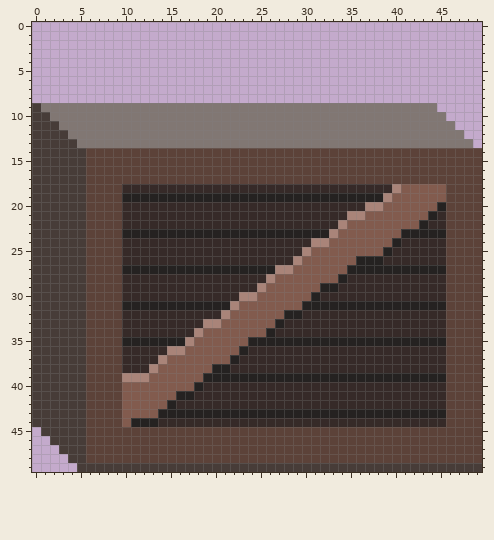
A pixel-art sprite gets an edit: app/data/box.png. Above is the file before it was changed.
The file is 50x50 pixels.
The result:
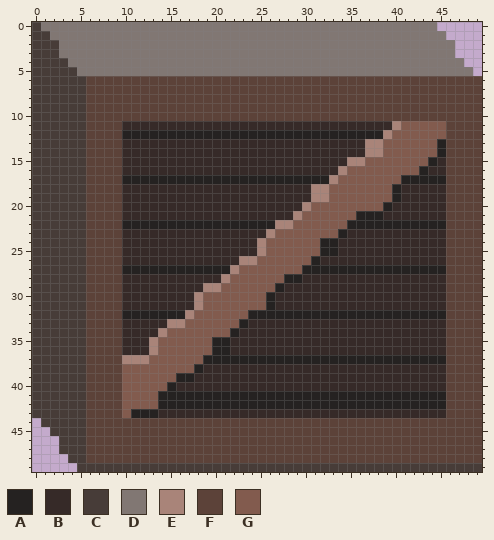
Palette (. is transparent): A #252221  B #362a28  C #473c38  D #817773  E #a98479  F #5c4239  G #825b4e
Edits made:
@@ x 0..49 @@
- 0 ..................................................
- 1 ..................................................
- 2 ..................................................
- 3 ..................................................
- 4 ..................................................
- 5 ..................................................
- 6 ..................................................
- 7 ..................................................
- 8 ..................................................
- 9 CDDDDDDDDDDDDDDDDDDDDDDDDDDDDDDDDDDDDDDDDDDDD.....
-10 CCDDDDDDDDDDDDDDDDDDDDDDDDDDDDDDDDDDDDDDDDDDDD....
-11 CCCDDDDDDDDDDDDDDDDDDDDDDDDDDDDDDDDDDDDDDDDDDDD...
-12 CCCCDDDDDDDDDDDDDDDDDDDDDDDDDDDDDDDDDDDDDDDDDDDD..
-13 CCCCCDDDDDDDDDDDDDDDDDDDDDDDDDDDDDDDDDDDDDDDDDDDD.
-14 CCCCCCFFFFFFFFFFFFFFFFFFFFFFFFFFFFFFFFFFFFFFFFFFFF
-15 CCCCCCFFFFFFFFFFFFFFFFFFFFFFFFFFFFFFFFFFFFFFFFFFFF
-16 CCCCCCFFFFFFFFFFFFFFFFFFFFFFFFFFFFFFFFFFFFFFFFFFFF
-17 CCCCCCFFFFFFFFFFFFFFFFFFFFFFFFFFFFFFFFFFFFFFFFFFFF
-18 CCCCCCFFFFBBBBBBBBBBBBBBBBBBBBBBBBBBBBBBEGGGGGFFFF
-19 CCCCCCFFFFAAAAAAAAAAAAAAAAAAAAAAAAAAAAAEGGGGGGFFFF
-20 CCCCCCFFFFBBBBBBBBBBBBBBBBBBBBBBBBBBBEEGGGGGGAFFFF
-21 CCCCCCFFFFBBBBBBBBBBBBBBBBBBBBBBBBBEEGGGGGGGABFFFF
-22 CCCCCCFFFFBBBBBBBBBBBBBBBBBBBBBBBBEGGGGGGGGABBFFFF
-23 CCCCCCFFFFAAAAAAAAAAAAAAAAAAAAAAAEGGGGGGGAAAAAFFFF
-24 CCCCCCFFFFBBBBBBBBBBBBBBBBBBBBBEEGGGGGGGABBBBBFFFF
-25 CCCCCCFFFFBBBBBBBBBBBBBBBBBBBBEGGGGGGGGABBBBBBFFFF
-26 CCCCCCFFFFBBBBBBBBBBBBBBBBBBBEGGGGGGAAABBBBBBBFFFF
-27 CCCCCCFFFFAAAAAAAAAAAAAAAAAEEGGGGGGAAAAAAAAAAAFFFF
-28 CCCCCCFFFFBBBBBBBBBBBBBBBBEGGGGGGGABBBBBBBBBBBFFFF
-29 CCCCCCFFFFBBBBBBBBBBBBBBBEGGGGGGAABBBBBBBBBBBBFFFF
-30 CCCCCCFFFFBBBBBBBBBBBBBEEGGGGGGABBBBBBBBBBBBBBFFFF
-31 CCCCCCFFFFAAAAAAAAAAAAEGGGGGGGAAAAAAAAAAAAAAAAFFFF
-32 CCCCCCFFFFBBBBBBBBBBBEGGGGGGAABBBBBBBBBBBBBBBBFFFF
-33 CCCCCCFFFFBBBBBBBBBEEGGGGGGABBBBBBBBBBBBBBBBBBFFFF
-34 CCCCCCFFFFBBBBBBBBEGGGGGGGABBBBBBBBBBBBBBBBBBBFFFF
-35 CCCCCCFFFFAAAAAAAEGGGGGGAAAAAAAAAAAAAAAAAAAAAAFFFF
-36 CCCCCCFFFFBBBBBEEGGGGGGABBBBBBBBBBBBBBBBBBBBBBFFFF
-37 CCCCCCFFFFBBBBEGGGGGGGABBBBBBBBBBBBBBBBBBBBBBBFFFF
-38 CCCCCCFFFFBBBEGGGGGGAABBBBBBBBBBBBBBBBBBBBBBBBFFFF
-39 CCCCCCFFFFEEEGGGGGGAAAAAAAAAAAAAAAAAAAAAAAAAAAFFFF
-40 CCCCCCFFFFGGGGGGGGABBBBBBBBBBBBBBBBBBBBBBBBBBBFFFF
-41 CCCCCCFFFFGGGGGGAABBBBBBBBBBBBBBBBBBBBBBBBBBBBFFFF
-42 CCCCCCFFFFGGGGGABBBBBBBBBBBBBBBBBBBBBBBBBBBBBBFFFF
-43 CCCCCCFFFFGGGGAAAAAAAAAAAAAAAAAAAAAAAAAAAAAAAAFFFF
-44 CCCCCCFFFFGAAABBBBBBBBBBBBBBBBBBBBBBBBBBBBBBBBFFFF
-45 .CCCCCFFFFFFFFFFFFFFFFFFFFFFFFFFFFFFFFFFFFFFFFFFFF
-46 ..CCCCFFFFFFFFFFFFFFFFFFFFFFFFFFFFFFFFFFFFFFFFFFFF
+ 0 CDDDDDDDDDDDDDDDDDDDDDDDDDDDDDDDDDDDDDDDDDDDD.....
+ 1 CCDDDDDDDDDDDDDDDDDDDDDDDDDDDDDDDDDDDDDDDDDDDD....
+ 2 CCCDDDDDDDDDDDDDDDDDDDDDDDDDDDDDDDDDDDDDDDDDDDD...
+ 3 CCCDDDDDDDDDDDDDDDDDDDDDDDDDDDDDDDDDDDDDDDDDDDD...
+ 4 CCCCDDDDDDDDDDDDDDDDDDDDDDDDDDDDDDDDDDDDDDDDDDDD..
+ 5 CCCCCDDDDDDDDDDDDDDDDDDDDDDDDDDDDDDDDDDDDDDDDDDDD.
+ 6 CCCCCCFFFFFFFFFFFFFFFFFFFFFFFFFFFFFFFFFFFFFFFFFFFF
+ 7 CCCCCCFFFFFFFFFFFFFFFFFFFFFFFFFFFFFFFFFFFFFFFFFFFF
+ 8 CCCCCCFFFFFFFFFFFFFFFFFFFFFFFFFFFFFFFFFFFFFFFFFFFF
+ 9 CCCCCCFFFFFFFFFFFFFFFFFFFFFFFFFFFFFFFFFFFFFFFFFFFF
+10 CCCCCCFFFFFFFFFFFFFFFFFFFFFFFFFFFFFFFFFFFFFFFFFFFF
+11 CCCCCCFFFFBBBBBBBBBBBBBBBBBBBBBBBBBBBBBBEGGGGGFFFF
+12 CCCCCCFFFFAAAAAAAAAAAAAAAAAAAAAAAAAAAAAEGGGGGGFFFF
+13 CCCCCCFFFFBBBBBBBBBBBBBBBBBBBBBBBBBBBEEGGGGGGAFFFF
+14 CCCCCCFFFFBBBBBBBBBBBBBBBBBBBBBBBBBBBEEGGGGGGAFFFF
+15 CCCCCCFFFFBBBBBBBBBBBBBBBBBBBBBBBBBEEGGGGGGGABFFFF
+16 CCCCCCFFFFBBBBBBBBBBBBBBBBBBBBBBBBEGGGGGGGGABBFFFF
+17 CCCCCCFFFFAAAAAAAAAAAAAAAAAAAAAAAEGGGGGGGAAAAAFFFF
+18 CCCCCCFFFFBBBBBBBBBBBBBBBBBBBBBEEGGGGGGGABBBBBFFFF
+19 CCCCCCFFFFBBBBBBBBBBBBBBBBBBBBBEEGGGGGGGABBBBBFFFF
+20 CCCCCCFFFFBBBBBBBBBBBBBBBBBBBBEGGGGGGGGABBBBBBFFFF
+21 CCCCCCFFFFBBBBBBBBBBBBBBBBBBBEGGGGGGAAABBBBBBBFFFF
+22 CCCCCCFFFFAAAAAAAAAAAAAAAAAEEGGGGGGAAAAAAAAAAAFFFF
+23 CCCCCCFFFFBBBBBBBBBBBBBBBBEGGGGGGGABBBBBBBBBBBFFFF
+24 CCCCCCFFFFBBBBBBBBBBBBBBBEGGGGGGAABBBBBBBBBBBBFFFF
+25 CCCCCCFFFFBBBBBBBBBBBBBBBEGGGGGGAABBBBBBBBBBBBFFFF
+26 CCCCCCFFFFBBBBBBBBBBBBBEEGGGGGGABBBBBBBBBBBBBBFFFF
+27 CCCCCCFFFFAAAAAAAAAAAAEGGGGGGGAAAAAAAAAAAAAAAAFFFF
+28 CCCCCCFFFFBBBBBBBBBBBEGGGGGGAABBBBBBBBBBBBBBBBFFFF
+29 CCCCCCFFFFBBBBBBBBBEEGGGGGGABBBBBBBBBBBBBBBBBBFFFF
+30 CCCCCCFFFFBBBBBBBBEGGGGGGGABBBBBBBBBBBBBBBBBBBFFFF
+31 CCCCCCFFFFBBBBBBBBEGGGGGGGABBBBBBBBBBBBBBBBBBBFFFF
+32 CCCCCCFFFFAAAAAAAEGGGGGGAAAAAAAAAAAAAAAAAAAAAAFFFF
+33 CCCCCCFFFFBBBBBEEGGGGGGABBBBBBBBBBBBBBBBBBBBBBFFFF
+34 CCCCCCFFFFBBBBEGGGGGGGABBBBBBBBBBBBBBBBBBBBBBBFFFF
+35 CCCCCCFFFFBBBEGGGGGGAABBBBBBBBBBBBBBBBBBBBBBBBFFFF
+36 CCCCCCFFFFBBBEGGGGGGAABBBBBBBBBBBBBBBBBBBBBBBBFFFF
+37 CCCCCCFFFFEEEGGGGGGAAAAAAAAAAAAAAAAAAAAAAAAAAAFFFF
+38 CCCCCCFFFFGGGGGGGGABBBBBBBBBBBBBBBBBBBBBBBBBBBFFFF
+39 CCCCCCFFFFGGGGGGAABBBBBBBBBBBBBBBBBBBBBBBBBBBBFFFF
+40 CCCCCCFFFFGGGGGABBBBBBBBBBBBBBBBBBBBBBBBBBBBBBFFFF
+41 CCCCCCFFFFGGGGAAAAAAAAAAAAAAAAAAAAAAAAAAAAAAAAFFFF
+42 CCCCCCFFFFGGGGAAAAAAAAAAAAAAAAAAAAAAAAAAAAAAAAFFFF
+43 CCCCCCFFFFGAAABBBBBBBBBBBBBBBBBBBBBBBBBBBBBBBBFFFF
+44 .CCCCCFFFFFFFFFFFFFFFFFFFFFFFFFFFFFFFFFFFFFFFFFFFF
+45 ..CCCCFFFFFFFFFFFFFFFFFFFFFFFFFFFFFFFFFFFFFFFFFFFF
+46 ...CCCFFFFFFFFFFFFFFFFFFFFFFFFFFFFFFFFFFFFFFFFFFFF
 47 ...CCCFFFFFFFFFFFFFFFFFFFFFFFFFFFFFFFFFFFFFFFFFFFF
